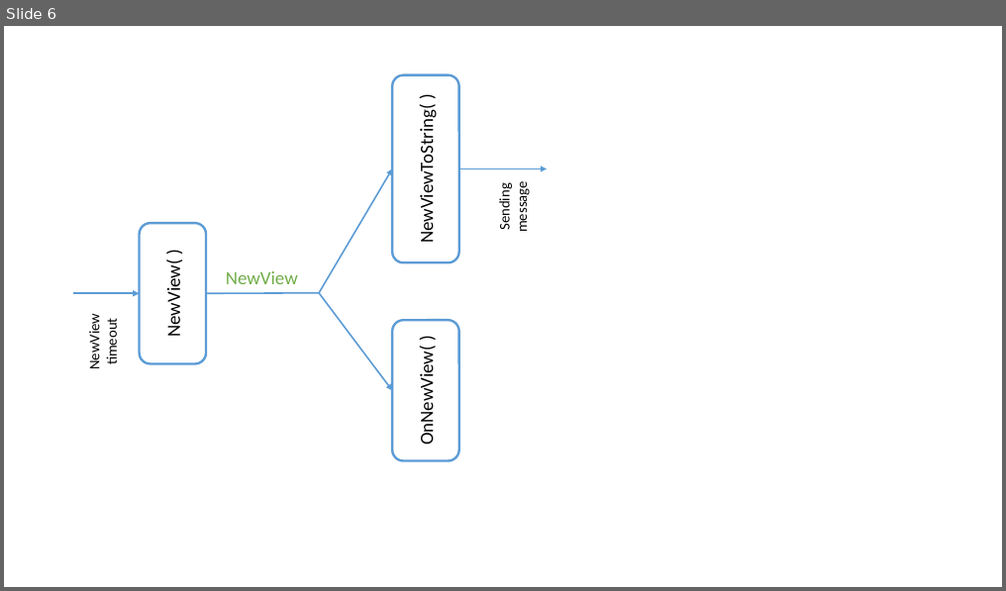
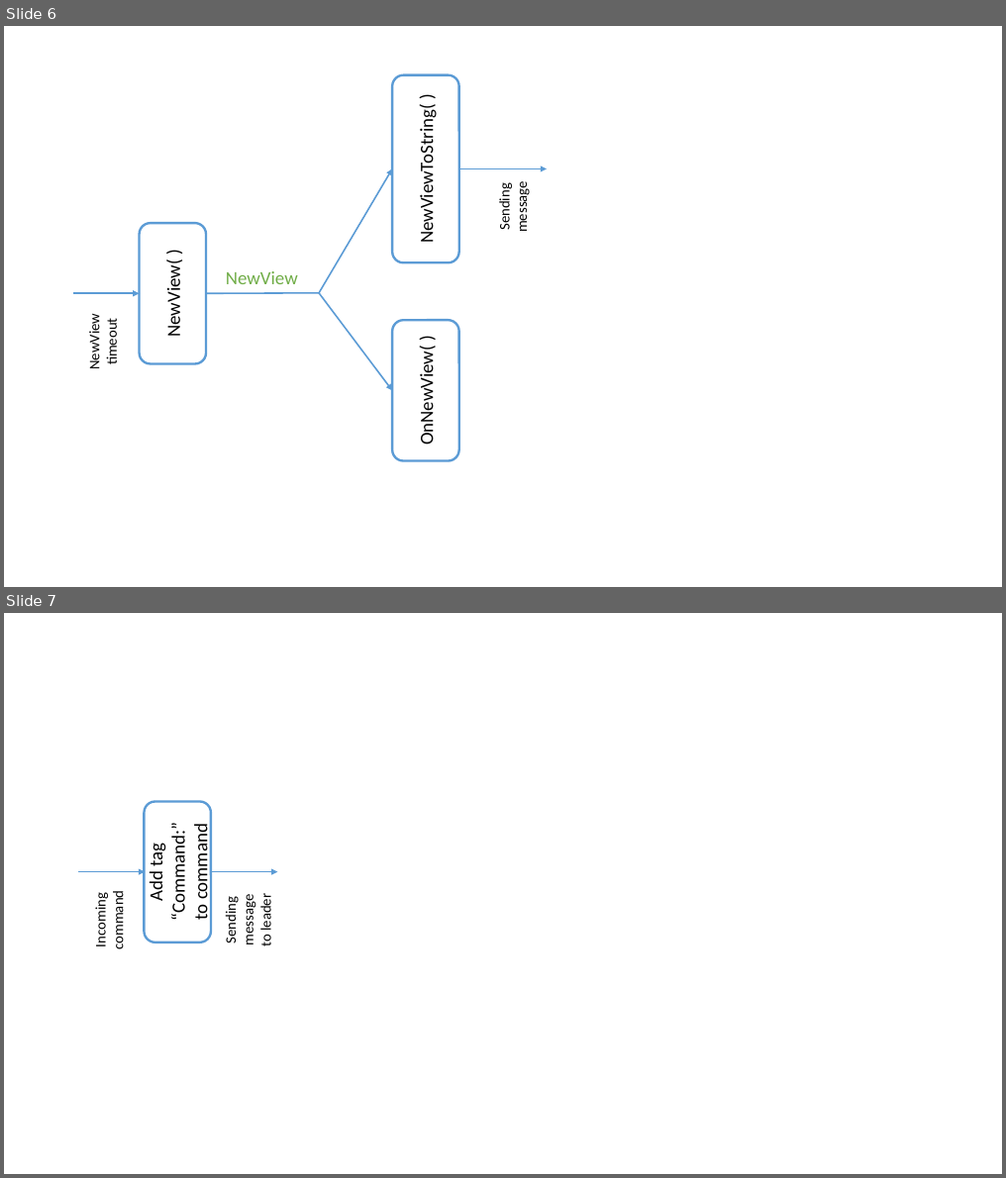
Before and after one commit to sandertungeaspoy/HotstuffWASM, a slide deck: WIP.pptx. Shown one above the other, each under a label of ours: slide 6 before the commit, slides 6 and 7 after it. The pictures are 1006x591 and 1006x1178 pixels, drawn with LibreOffice and Linux fonts; fonts in the diff are those of the drawing. Boxes give left, top, right and bottom in pixels: in the first picture for what was removed or moved away, otherwise in the second. Text is boxed around its words. In the diff, an @@ line names an element or a change of style, - is before the commit and + after.

```diff
--- a/WIP.pptx
+++ b/WIP.pptx
@@ slide 7 added at (4,613,1002,1174), background #FFFFFF @@
@@ rounded rectangle added at (145,801,211,942), fill #FFFFFF, outline #5B9BD5 2.25 pt, 18 pt, text #000000 @@
+Add tag “Command:”
+to command
@@ arrow added from (78, 872) to (145, 872), #5B9BD5 1.5 pt @@
@@ arrow added from (211, 872) to (278, 872), #5B9BD5 1.5 pt @@
@@ text added at (92,897,127,949), 14 pt, text #000000 @@
+Incoming command
@@ text added at (222,899,275,947), 14 pt, text #000000 @@
+Sending message
+to leader
```
Also in this commit, not shown: 2 other slides added.
